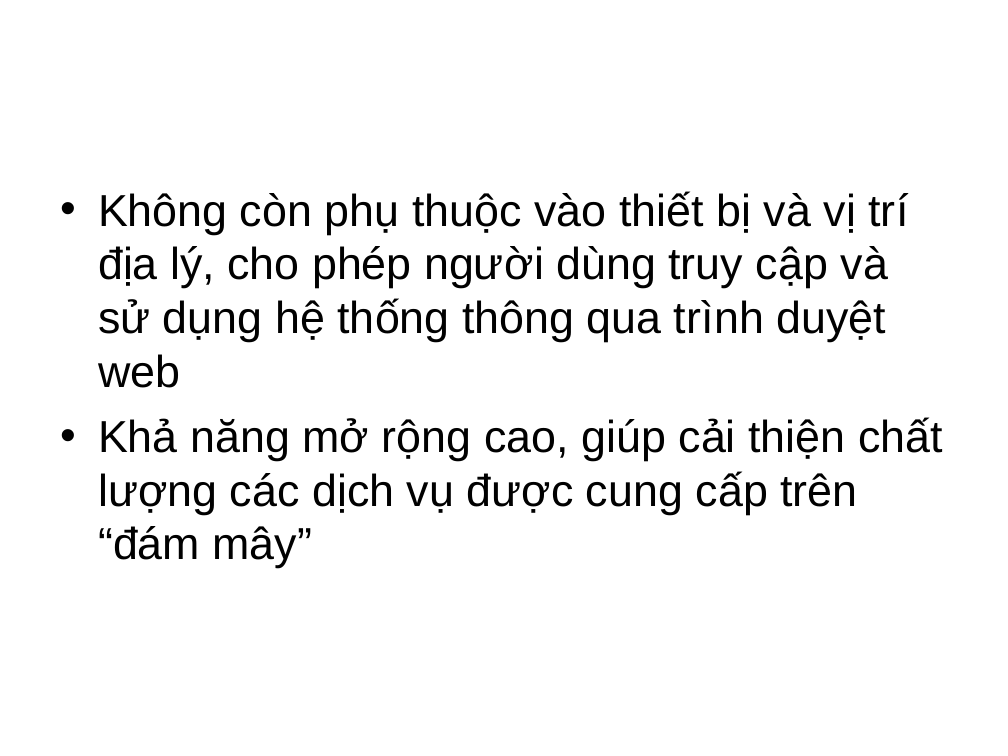
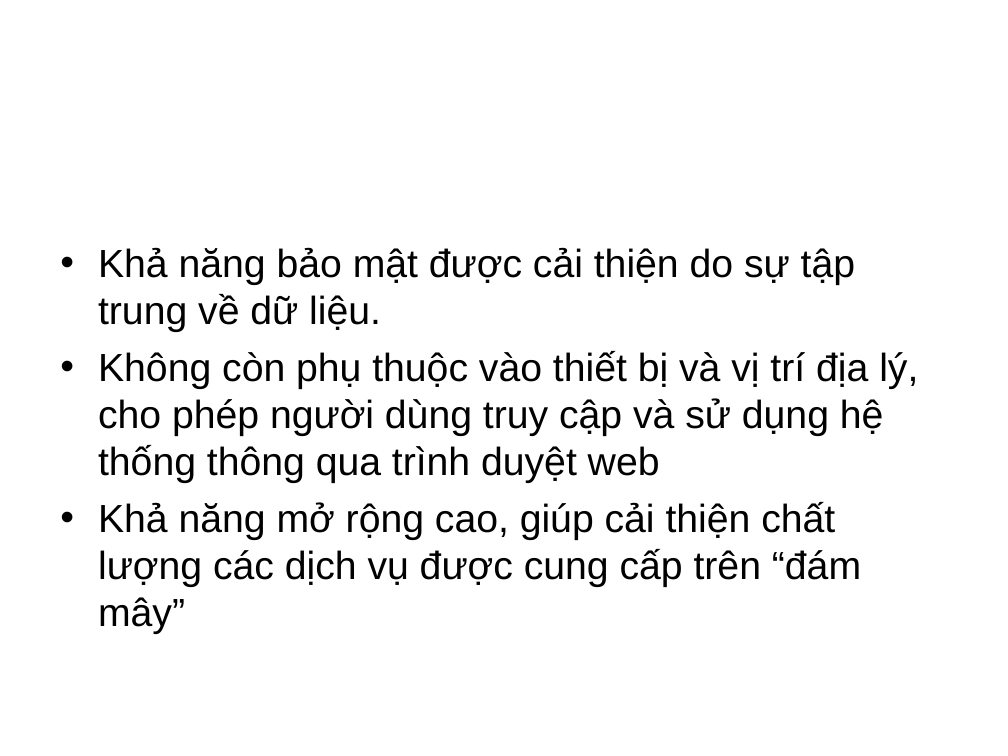
Before and after one commit to ndlongit/longnd-data, a slide deck: slide 7 of Temp/Bai tap ky nang - NDL.ppt. Drawn at 1008x756 pixels with LibreOffice and Linux fonts; fonts in the diff are those of the drawing. Boxes give left, top, right and bottom in pixels: in the first picture for what was removed or moved away, otherwise in the second. Text is boxed around its words. In the diff, an @@ line names an element or a change of style, - is before the commit and + after.

Commit message:
Format font

```diff
--- a/Temp/Bai tap ky nang - NDL.ppt
+++ b/Temp/Bai tap ky nang - NDL.ppt
@@ text at (98,247,855,332): paragraph added @@
+• Khả năng bảo mật được cải thiện do sự tập trung về dữ liệu.
@@ text at (98,351,918,634): size 32 to 28 pt in "Không còn phụ thuộc vào thiết bị ...", "Khả năng mở rộng cao, giúp cải ..."; less space between paragraphs @@
```
Also in this commit, not shown: 8 other slides changed.
